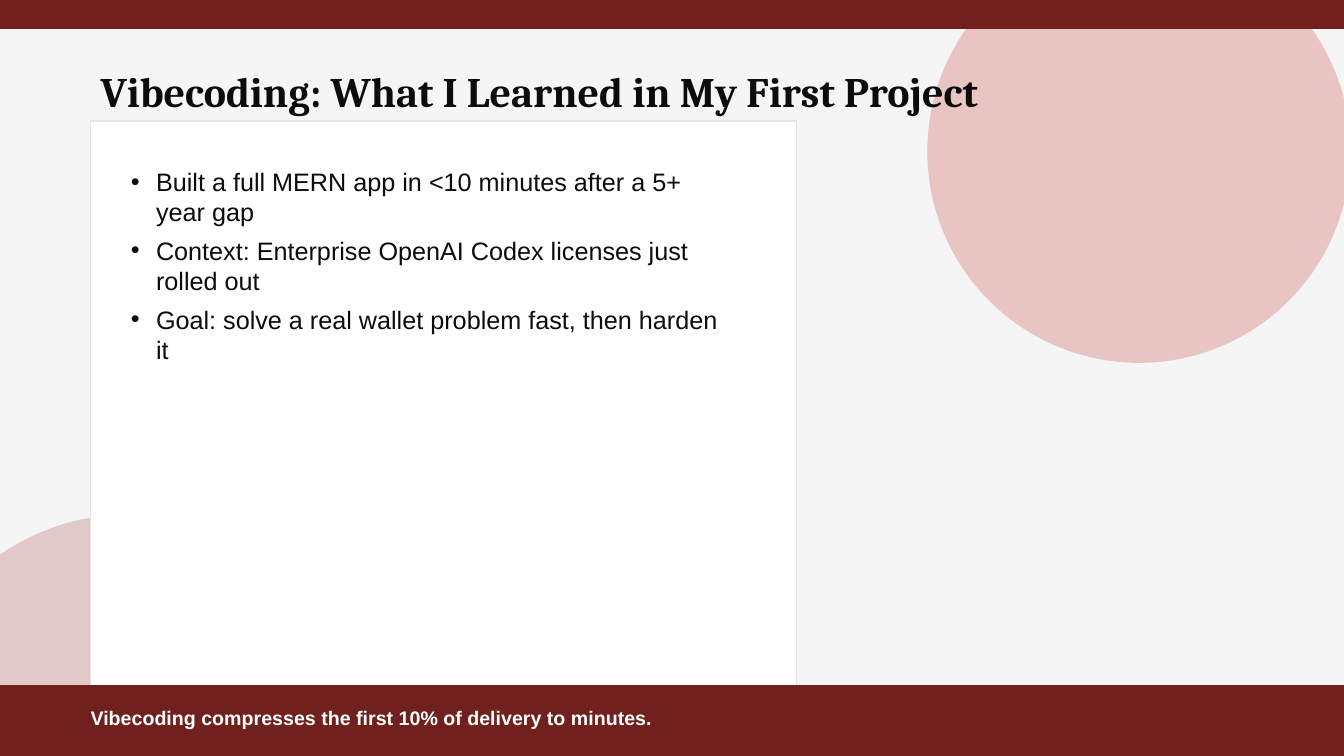
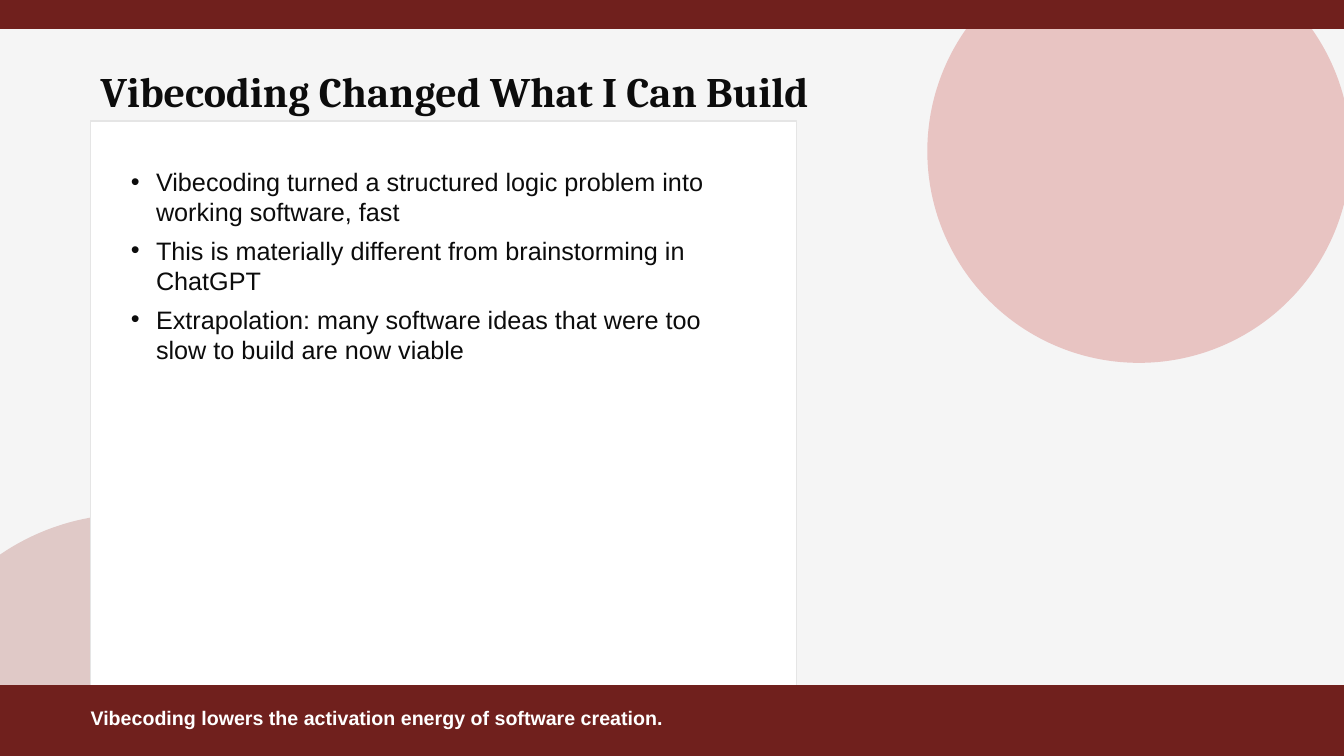
Before and after one commit to sd5969/whats-in-your-wallet, a slide deck: slide 2 of slides/deck.pptx. Drawn at 1344x756 pixels with LibreOffice and Linux fonts; fonts in the diff are those of the drawing. Boxes give left, top, right and bottom in pixels: in the first picture for what was removed or moved away, otherwise in the second. Text is boxed around its words. In the diff, an @@ line names an element or a change of style, - is before the commit and + after.

```diff
--- a/slides/deck.pptx
+++ b/slides/deck.pptx
@@ text at (x1=101, y1=77, x2=808, y2=117): text changed @@
-Vibecoding: What I Learned in My First Project
+Vibecoding Changed What I Can Build
@@ text at (x1=156, y1=172, x2=703, y2=360): text changed @@
-• Built a full MERN app in <10 minutes after a 5+ year gap
-• Context: Enterprise OpenAI Codex licenses just rolled out
-• Goal: solve a real wallet problem fast, then harden it
+• Vibecoding turned a structured logic problem into working software, fast
+• This is materially different from brainstorming in ChatGPT
+• Extrapolation: many software ideas that were too slow to build are now viable
@@ text at (x1=91, y1=710, x2=663, y2=729): text changed @@
-Vibecoding compresses the first 10% of delivery to minutes.
+Vibecoding lowers the activation energy of software creation.
```
Also in this commit, not shown: 2 other slides changed, 5 slides added, 5 slides removed, 1 other file.
